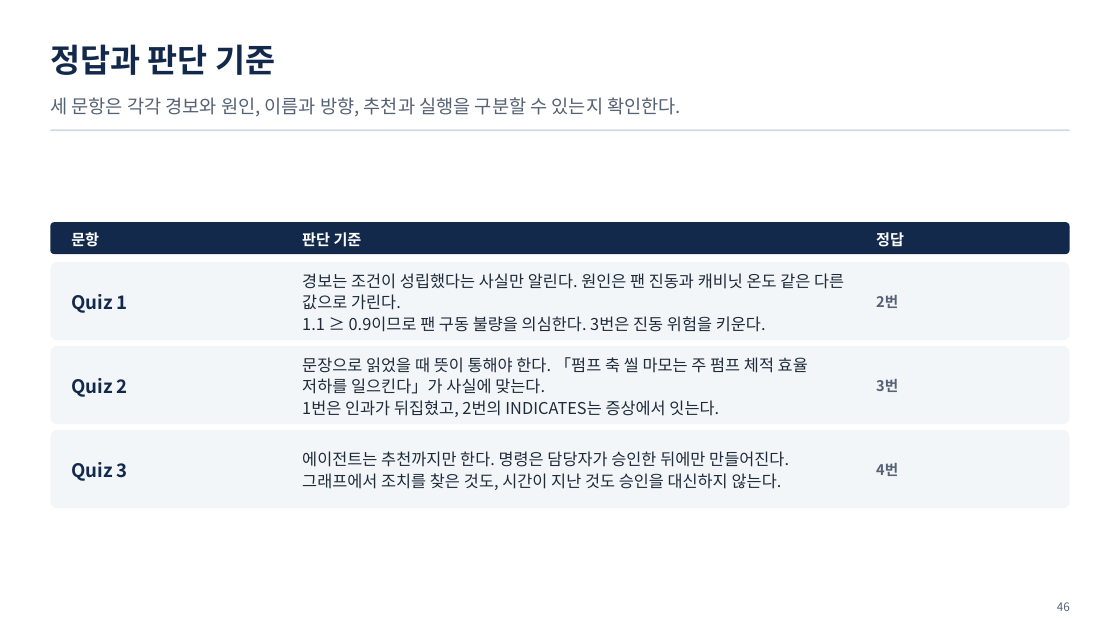
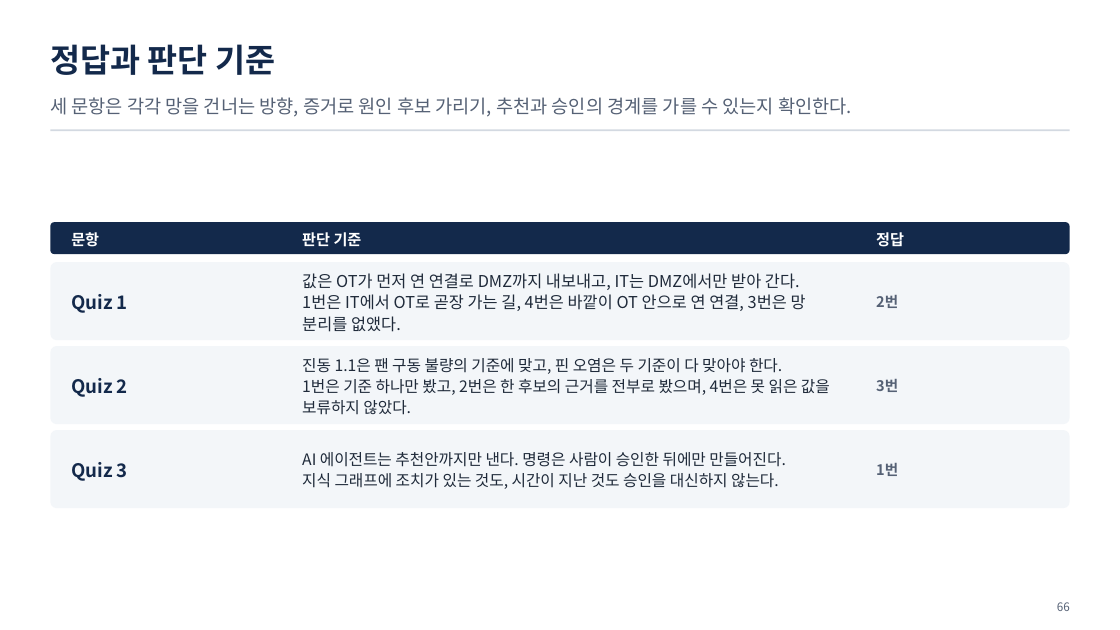
Before and after one commit to uengine-oss/hyd-iot-edu, a slide deck: slide 66 of workspace/강의제작/산출물/통합반/이론_오프라인/01회차/통합반_오프라인_01회차.pptx (slide 46 before the commit). Drawn at 1120x630 pixels with LibreOffice and Linux fonts; fonts in the diff are those of the drawing. Boxes give left, top, right and bottom in pixels: in the first picture for what was removed or moved away, otherwise in the second. Text is boxed around its words. In the diff, an @@ line names an element or a change of style, - is before the commit and + after.

Commit message:
1회차 현장 이론 덱(두 반 공통, 토요일 11/14) 새 온라인 74장 판으로 다시 조립: 66장(받는 온라인 본문 53장 모두 · 실습 장 8장 뺌 · 간지는 구분만 이론), 노트는 현장용(물음 · 화면 근거 · 되짚을 곳), 옛 판의 새 장 둘은 새 온라인 장이 맡아 없앰, 실전반 off01은 통합반 1회차 원고를 받음. 노트점검 0 · 겹침 0 · 낱말줄 0 · 대조 다른 장 0

```diff
--- a/workspace/강의제작/산출물/통합반/이론_오프라인/01회차/통합반_오프라인_01회차.pptx
+++ b/workspace/강의제작/산출물/통합반/이론_오프라인/01회차/통합반_오프라인_01회차.pptx
@@ text at bbox=[50, 97, 852, 117]: text changed @@
-세 문항은 각각 경보와 원인, 이름과 방향, 추천과 실행을 구분할 수 있는지 확인한다.
+세 문항은 각각 망을 건너는 방향, 증거로 원인 후보 가리기, 추천과 승인의 경계를 가를 수 있는지 확인한다.
@@ text at bbox=[302, 273, 806, 332]: text changed @@
-경보는 조건이 성립했다는 사실만 알린다. 원인은 팬 진동과 캐비닛 온도 같은 다른 값으로 가린다.
-1.1 ≥ 0.9이므로 팬 구동 불량을 의심한다. 3번은 진동 위험을 키운다.
+값은 OT가 먼저 연 연결로 DMZ까지 내보내고, IT는 DMZ에서만 받아 간다.
+1번은 IT에서 OT로 곧장 가는 길, 4번은 바깥이 OT 안으로 연 연결, 3번은 망 분리를 없앴다.
@@ text at bbox=[302, 358, 830, 415]: text changed; size 14 to 13.5 pt @@
-문장으로 읽었을 때 뜻이 통해야 한다. 「펌프 축 씰 마모는 주 펌프 체적 효율 저하를 일으킨다」가 사실에 맞는다.
-1번은 인과가 뒤집혔고, 2번의 INDICATES는 증상에서 잇는다.
+진동 1.1은 팬 구동 불량의 기준에 맞고, 핀 오염은 두 기준이 다 맞아야 한다.
+1번은 기준 하나만 봤고, 2번은 한 후보의 근거를 전부로 봤으며, 4번은 못 읽은 값을 보류하지 않았다.
@@ text at bbox=[302, 452, 786, 489]: text changed; size 14 to 13.5 pt @@
-에이전트는 추천까지만 한다. 명령은 담당자가 승인한 뒤에만 만들어진다.
-그래프에서 조치를 찾은 것도, 시간이 지난 것도 승인을 대신하지 않는다.
+AI 에이전트는 추천안까지만 낸다. 명령은 사람이 승인한 뒤에만 만들어진다.
+지식 그래프에 조치가 있는 것도, 시간이 지난 것도 승인을 대신하지 않는다.
@@ text at bbox=[876, 463, 898, 476]: text changed @@
-4번
+1번
@@ text at bbox=[1057, 602, 1070, 611]: text changed @@
-46
+66
```
Also in this commit, not shown: 24 other slides changed, 40 slides added, 20 slides removed, 8 other files.
